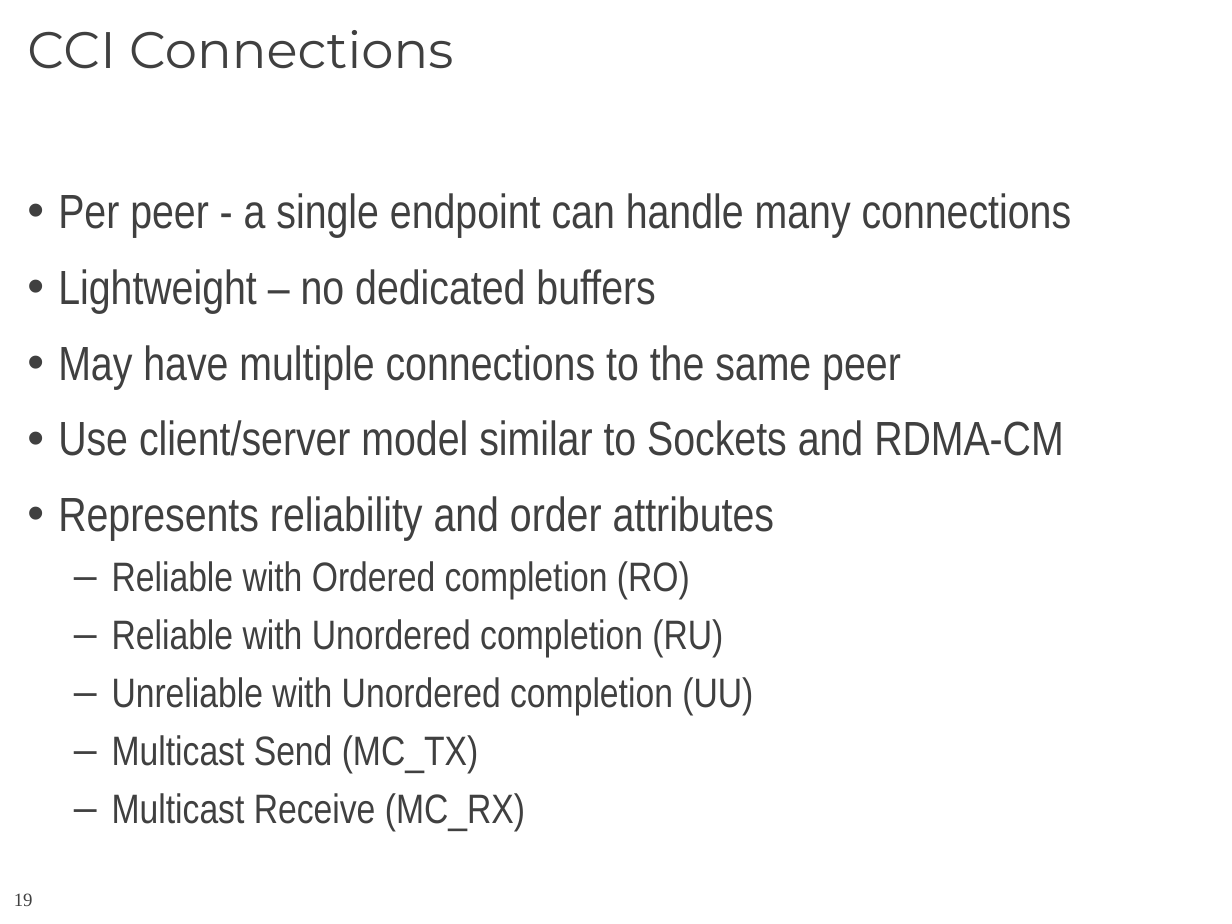
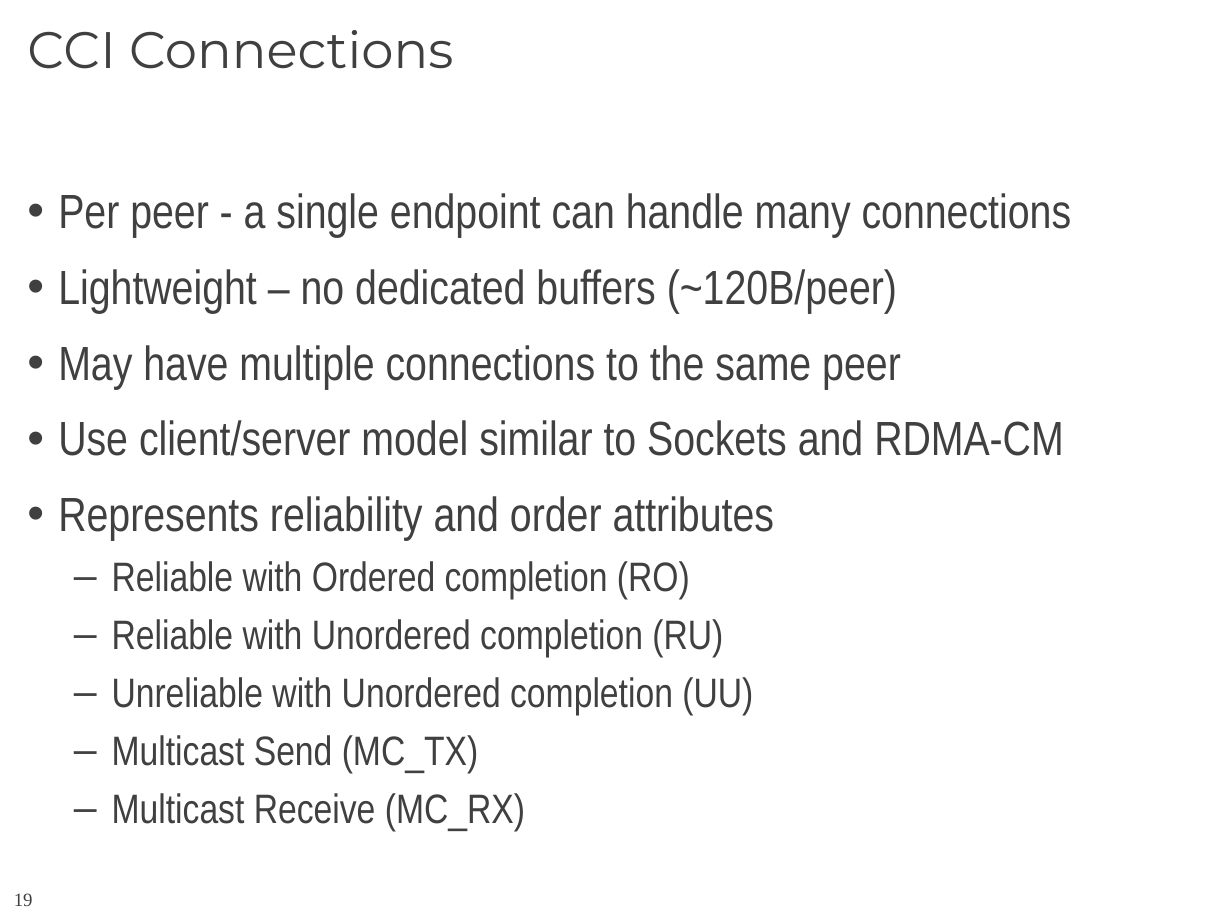
Before and after one commit to CCI/pub, a slide deck: slide 19 of slides/HotI-2011/2011-HotI-CCI-OLCF.pptx. Drawn at 1232x924 pixels with LibreOffice and Linux fonts; fonts in the diff are those of the drawing; background and template pictures are left out. Boxes give left, top, right and bottom in pixels: in the first picture for what was removed or moved away, otherwise in the second. Text is boxed around its words. In the diff, an @@ line names an element or a change of style, - is before the commit and + after.

```diff
--- a/slides/HotI-2011/2011-HotI-CCI-OLCF.pptx
+++ b/slides/HotI-2011/2011-HotI-CCI-OLCF.pptx
@@ text at [58, 269, 897, 313]: text changed @@
-• Lightweight – no dedicated buffers
+• Lightweight – no dedicated buffers (~120B/peer)
```
Also in this commit, not shown: 1 other slide changed, 1 other file.
